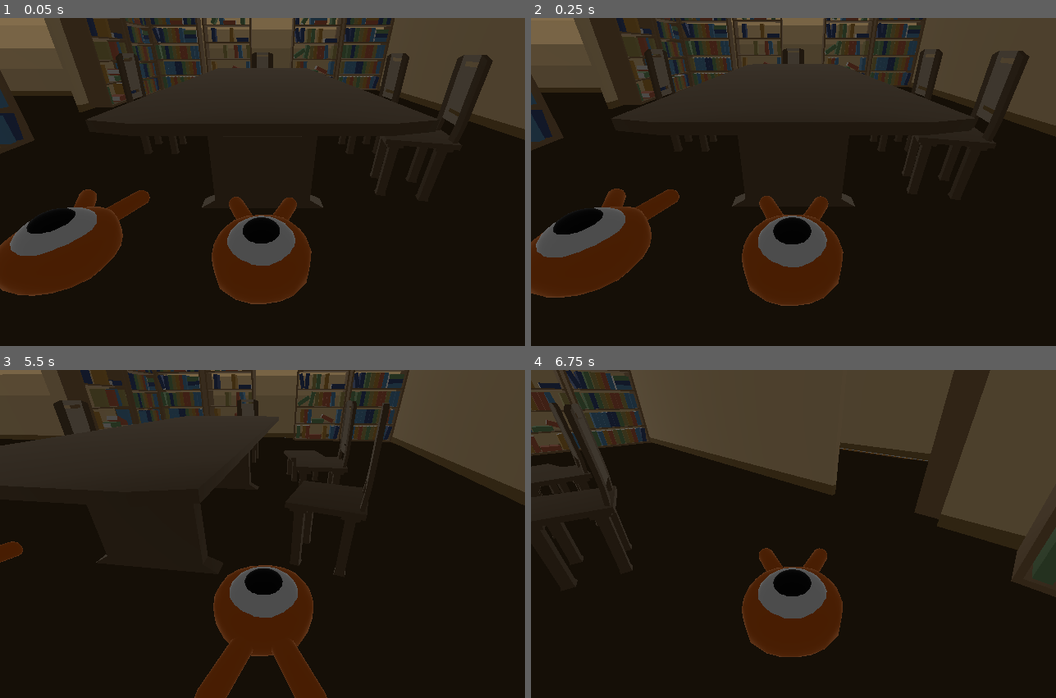
Above: before the commit, frames 1-4 (two rows, left to right).
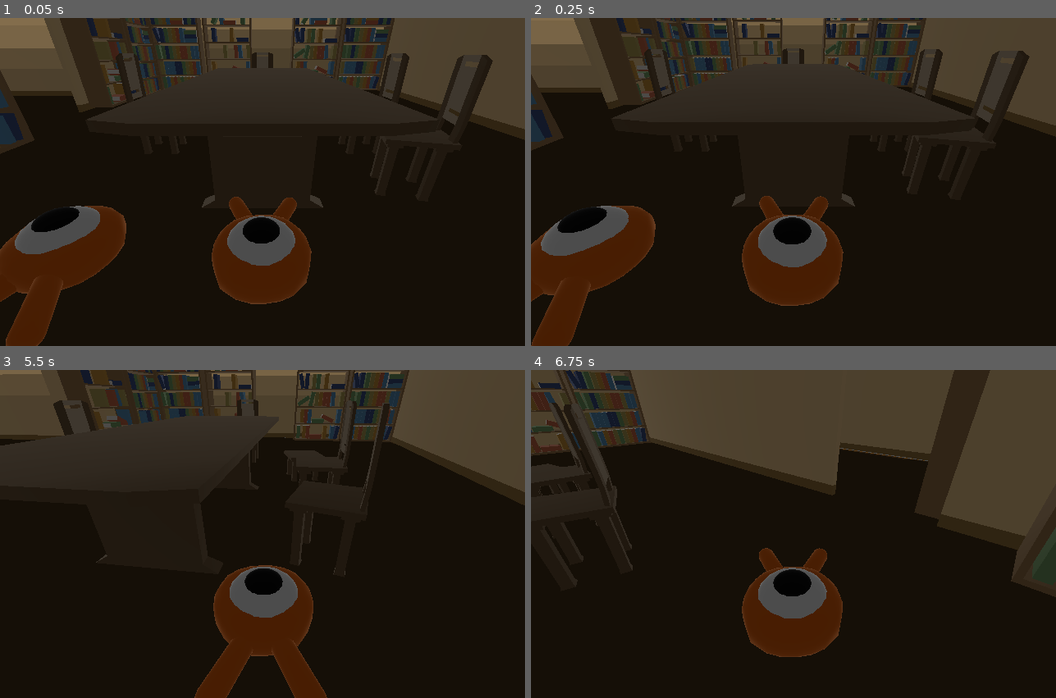
Above: after the commit, the same moments.

Repository: selinanatschke/3dprog
Game: Godot game, scene res://Map/Map.tscn
Same seed, same stepped clock (60 frames per second), same inputs: the game is played once before the commit and once after it. This scene is started directly instead of the project's main scene.
Inputs:
- Up to frame 1 (0.05 s): no input
- Up to frame 2 (0.25 s): no input
- Up to frame 3 (5.5 s): tap Enter at 0.5 s; hold Right (move_right) 0.53-1.28 s; hold Down (move_back) 1.28-2.03 s; hold Right (move_right) 2.03-2.78 s; hold Up (move_forward) 2.78-3.53 s; hold Left (move_left) 3.53-5.03 s; hold Down (move_back) from 5.03 s (still down)
- Up to frame 4 (6.75 s): release Down (move_back) at 5.78 s; hold Right (move_right) 5.78-6.53 s; hold Up (move_forward) from 6.53 s (still down)

The runs differ from the first frame. In frame 1, 2.0% of the frame differs, in the area x 0-29%, y 52-100%; in frame 2, 2.0%; in frame 3, 0.2%; in frame 4, nothing differs.

Commit message:
fixed that both players also see each others rotation

Diff:
--- a/multiplayer_pong/player/Player.gd
+++ b/multiplayer_pong/player/Player.gd
@@ -11,11 +11,10 @@
 
 puppet var puppet_pos = Vector3()
 puppet var puppet_dir = Vector3()
+puppet var puppet_rotation = Vector3() # New variable to store puppet rotation
 
 func _ready():
-
 	character = get_node(".")
-	# Set an initial rotation for the character
 	character.rotation_degrees.y = 180  # TODO fix wrong direction
 	puppet_pos = translation
 
@@ -62,16 +61,19 @@
 		move_and_slide(velocity, Vector3(0,1,0))
 
 		if is_moving:
-			# Rotate player to direction
 			var angle = atan2(dir.x, dir.z)
 			var char_rot = character.get_rotation()
 
 			char_rot.y = angle
 			character.rotation_degrees.y = angle * 180 / PI  # Update the character's rotation
 
+		puppet_rotation = character.rotation_degrees # Synchronize puppet's rotation
+
 		rset("puppet_motion", dir)
 		rset("puppet_pos", translation)
+		rset("puppet_rotation", puppet_rotation) # Synchronize puppet's rotation over the network
 	else:
 		translation = puppet_pos
 		dir = puppet_dir
 		move_and_slide(dir * velocity)
+		character.rotation_degrees = puppet_rotation # Set puppet's rotation received from the network
